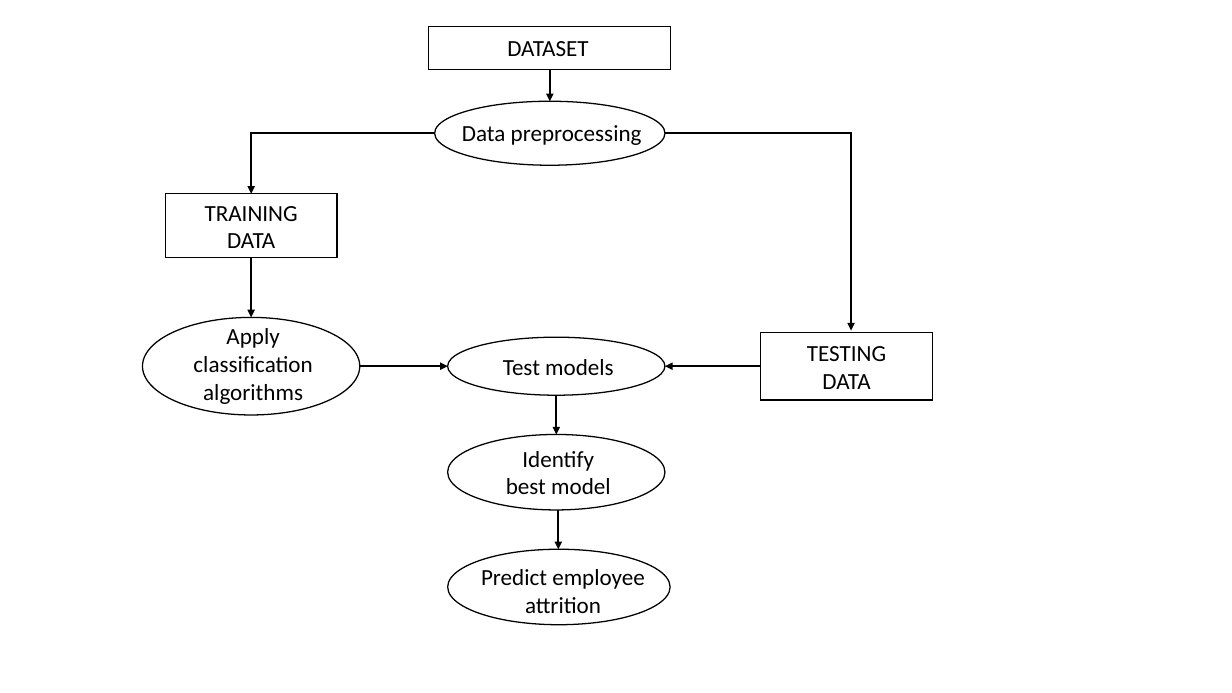
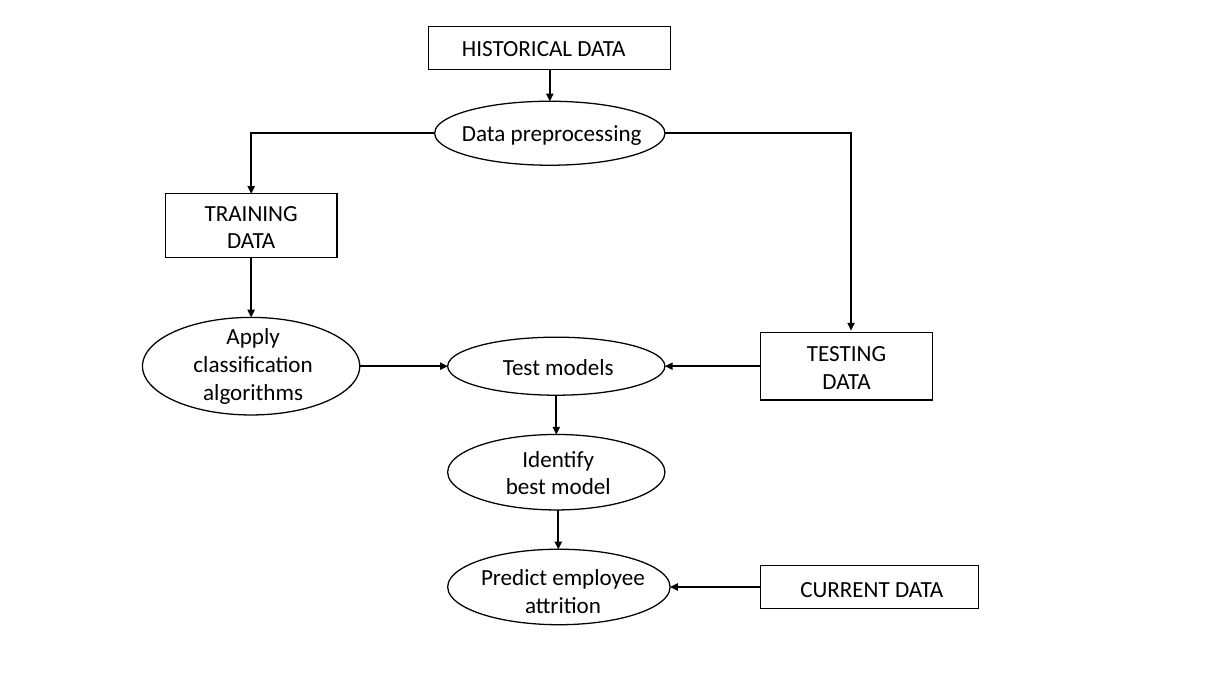
Before and after one commit to sirganeshv/Predicting-Employee-Attrition, a slide deck: slide 1 of Stuff/Flow diagram.pptx. Drawn at 1232x693 pixels with LibreOffice and Linux fonts; fonts in the diff are those of the drawing. Boxes give left, top, right and bottom in pixels: in the first picture for what was removed or moved away, otherwise in the second. Text is boxed around its words. In the diff, an @@ line names an element or a change of style, - is before the commit and + after.

Commit message:
Flow Diagram - Final

```diff
--- a/Stuff/Flow diagram.pptx
+++ b/Stuff/Flow diagram.pptx
@@ text at <box>462,41,625,56</box>: text changed @@
-DATASET
+HISTORICAL DATA
@@ rectangle added at <box>761,566,979,609</box>, fill #FFFFFF, outline #000000 1 pt @@
@@ arrow added from (761, 587) to (670, 587), #000000 1.5 pt @@
@@ text added at <box>800,582,943,597</box>, 18 pt, text #000000 @@
+CURRENT DATA
```
